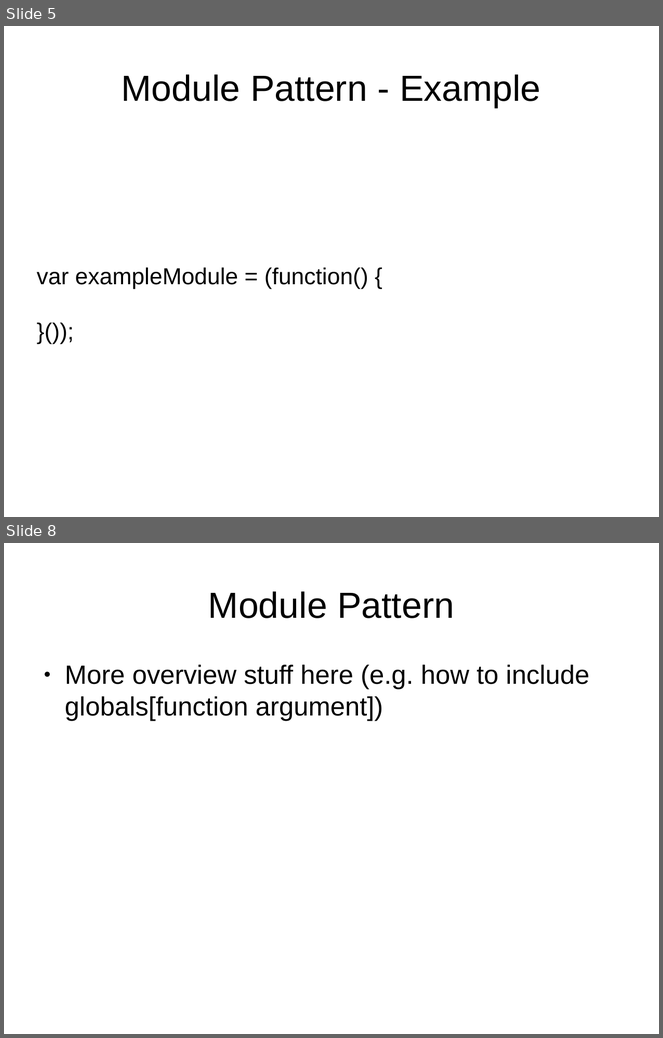
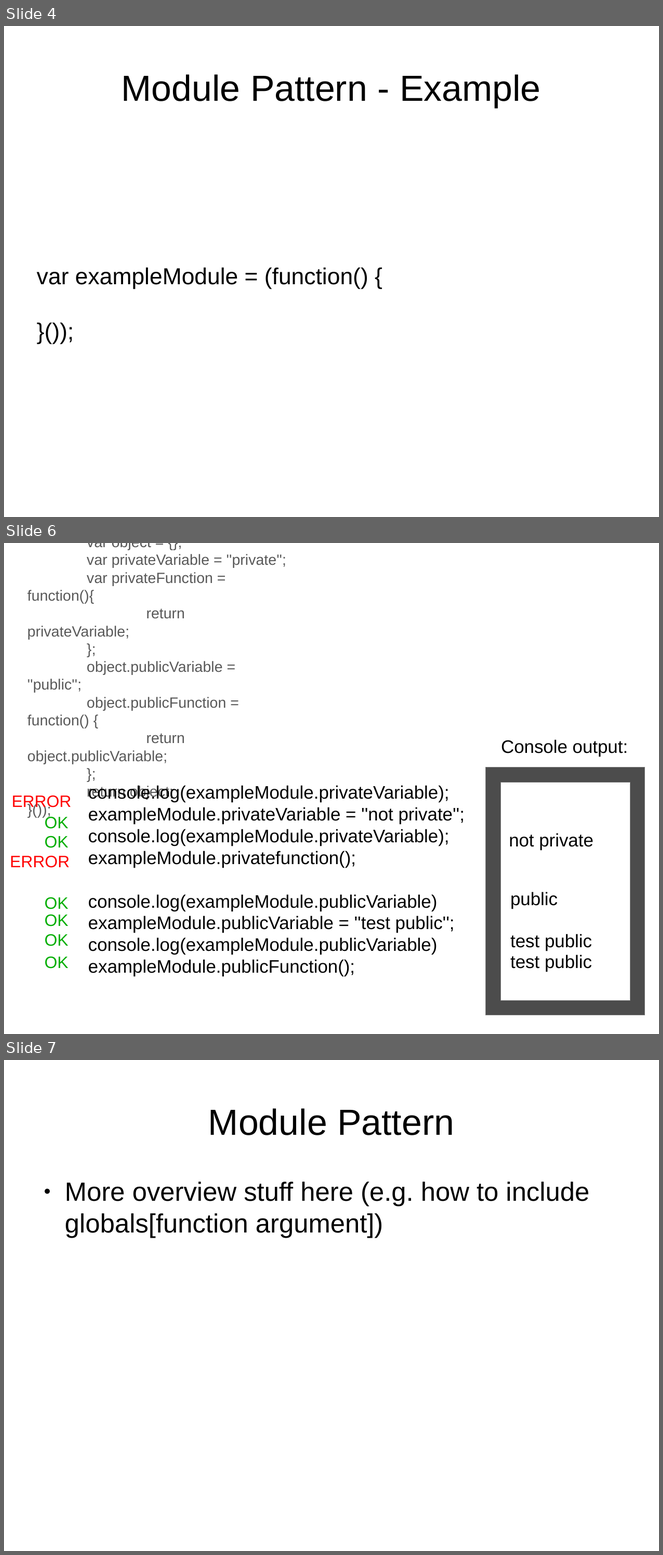
Before and after one commit to sattler/javascript-seminar-2015, a slide deck: presentation/Presentation.odp. Shown one above the other, each under a label of ours: slides 5 and 8 before the commit, slides 4, 6 and 7 after it; the slides between them are not shown. The pictures are 663x1038 and 663x1555 pixels, drawn with LibreOffice and Linux fonts; fonts in the diff are those of the drawing. Boxes give left, top, right and bottom in pixels: in the first picture for what was removed or moved away, otherwise in the second. Text is boxed around its words. In the diff, an @@ line names an element or a change of style, - is before the commit and + after.

```diff
--- a/presentation/Presentation.odp
+++ b/presentation/Presentation.odp
@@ slide 6 added at (x1=4, y1=543, x2=659, y2=1034), background #FFFFFF @@
@@ text added at (x1=27, y1=543, x2=286, y2=800), 18 pt, text #595959 @@
+var exampleModule = (function() {
+var object = {};
+var privateVariable = ''private'';
+var privateFunction = function(){
+return privateVariable;
+};
+object.publicVariable = ''public'';
+object.publicFunction = function() {
+return object.publicVariable;
+};
+return object;
+}());
@@ text added at (x1=501, y1=740, x2=629, y2=757), 22 pt, text #000000 @@
+Console output:
@@ frame added at (x1=486, y1=768, x2=646, y2=1016), fill #4C4C4C, outline #808080 0 pt @@
@@ text added at (x1=88, y1=785, x2=465, y2=977), 22 pt, text #000000 @@
+console.log(exampleModule.privateVariable);
+exampleModule.privateVariable = ''not private'';
+console.log(exampleModule.privateVariable);
+exampleModule.privatefunction();
+console.log(exampleModule.publicVariable)
+exampleModule.publicVariable = ''test public'';
+console.log(exampleModule.publicVariable)
+exampleModule.publicFunction();
@@ text added at (x1=12, y1=795, x2=72, y2=810), 20 pt, text #FF0000 @@
+ERROR
@@ text added at (x1=45, y1=815, x2=68, y2=829), 20 pt, text #00AE00 @@
+OK
@@ text added at (x1=45, y1=836, x2=68, y2=848), 20 pt, text #00AE00 @@
+OK
@@ text added at (x1=509, y1=833, x2=594, y2=850), 22 pt, text #000000 @@
+not private
@@ text added at (x1=10, y1=856, x2=70, y2=868), 20 pt, text #FF0000 @@
+ERROR
@@ text added at (x1=45, y1=897, x2=68, y2=910), 20 pt, text #00AE00 @@
+OK
@@ text added at (x1=510, y1=892, x2=558, y2=909), 22 pt, text #000000 @@
+public
@@ text added at (x1=45, y1=914, x2=68, y2=927), 20 pt, text #00AE00 @@
+OK
@@ text added at (x1=45, y1=934, x2=68, y2=947), 20 pt, text #00AE00 @@
+OK
@@ text added at (x1=510, y1=934, x2=592, y2=951), 22 pt, text #000000 @@
+test public
@@ text added at (x1=45, y1=956, x2=68, y2=969), 20 pt, text #00AE00 @@
+OK
@@ text added at (x1=510, y1=955, x2=592, y2=972), 22 pt, text #000000 @@
+test public
@@ what was slide 5 is now slide 4 @@
@@ what was slide 8 is now slide 7 @@
```
Also in this commit, not shown: 3 slides changed, 4 other slides added, 2 slides removed, 1 other file.
